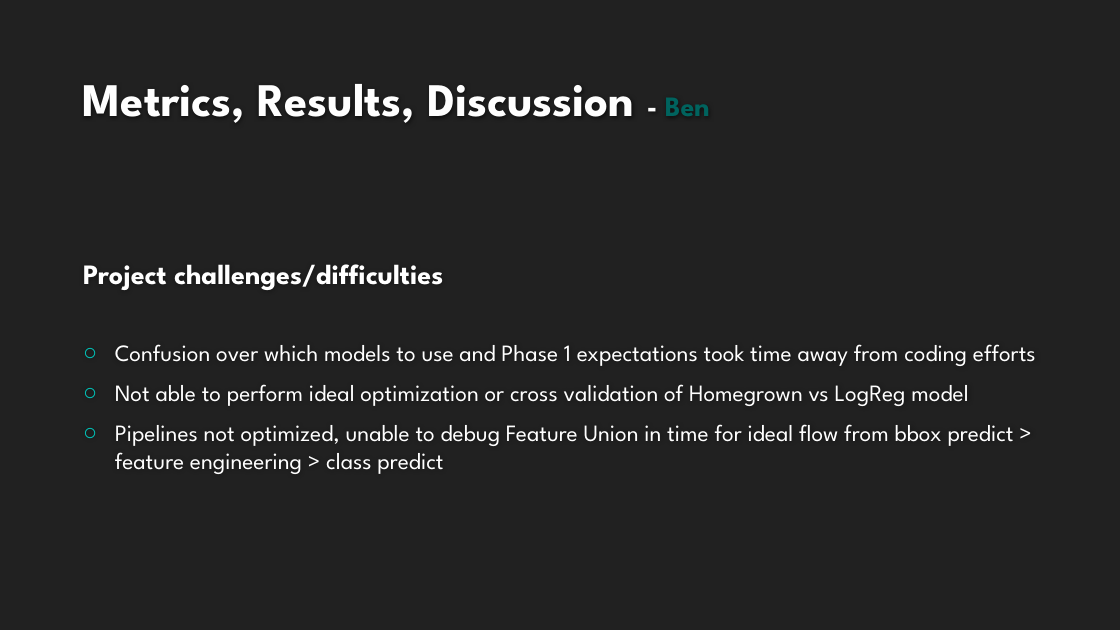
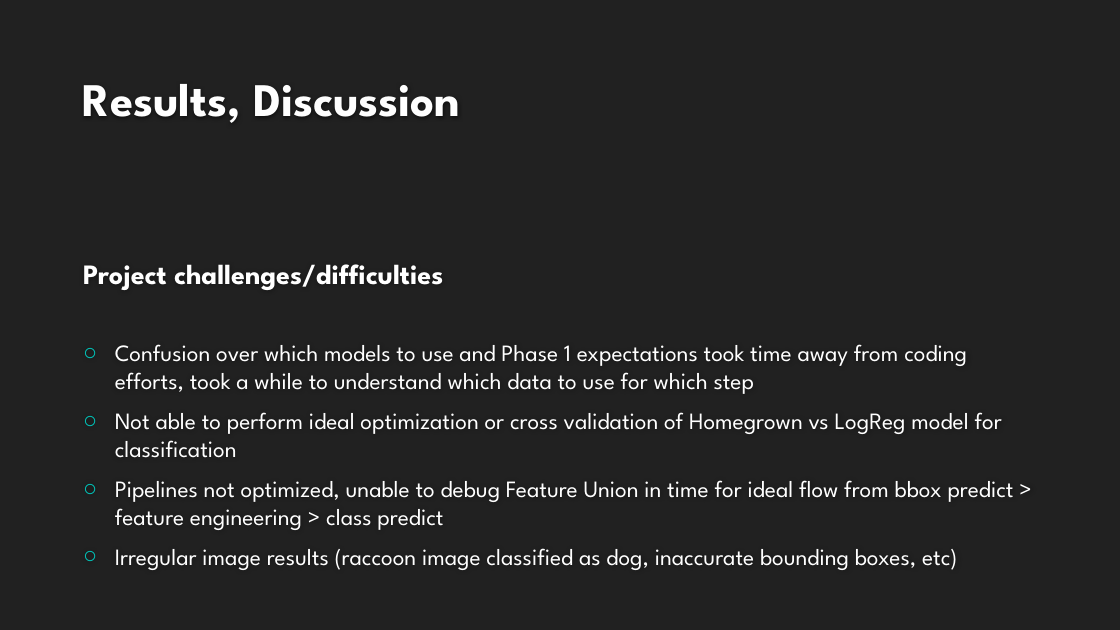
Before and after one commit to LaurenMadar/AML-finalgroup2, a slide deck: slide 12 of other/Group2_Phase1.pptx (slide 13 before the commit). Drawn at 1120x630 pixels with LibreOffice and Linux fonts; fonts in the diff are those of the drawing; background and template pictures are left out. Boxes give left, top, right and bottom in pixels: in the first picture for what was removed or moved away, otherwise in the second. Text is boxed around its words. In the diff, an @@ line names an element or a change of style, - is before the commit and + after.

Commit message:
Updated slides and finished Conclusion statement. Still needs more for Metrics sllide and Data slides.

```diff
--- a/other/Group2_Phase1.pptx
+++ b/other/Group2_Phase1.pptx
@@ title at box(83, 84, 460, 123): text changed @@
-Metrics, Results, Discussion - Ben
+Results, Discussion
@@ text at box(115, 344, 1002, 458): text changed @@
-○ Confusion over which models to use and Phase 1 expectations took time away from coding efforts
-○ Not able to perform ideal optimization or cross validation of Homegrown vs LogReg model
+○ Confusion over which models to use and Phase 1 expectations took time away from coding efforts, took a while to understand which data to use for which step
+○ Not able to perform ideal optimization or cross validation of Homegrown vs LogReg model for classification
@@ text at box(115, 548, 957, 570): paragraph added @@
+○ Irregular image results (raccoon image classified as dog, inaccurate bounding boxes, etc)
```
Also in this commit, not shown: 3 other slides changed, 1 slide removed.
